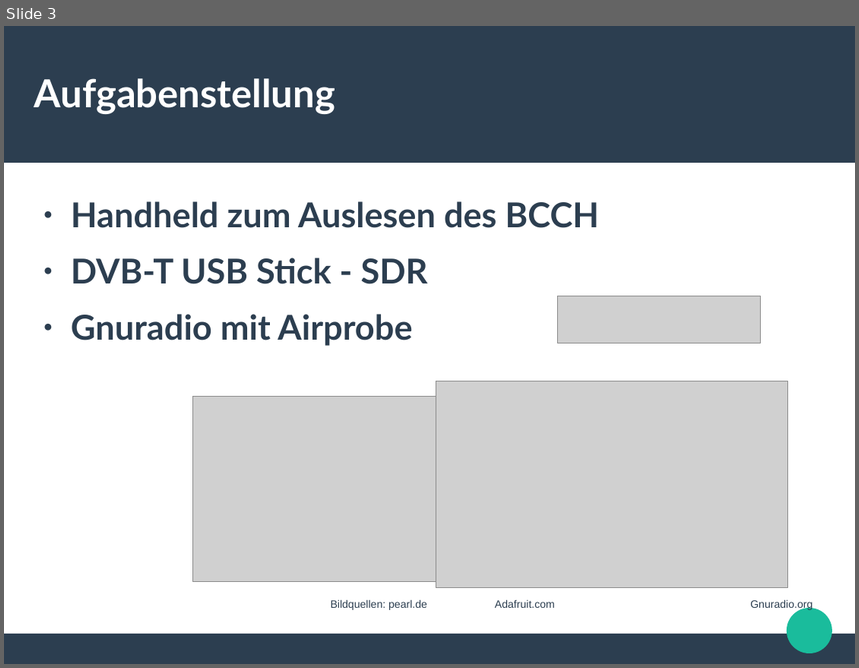
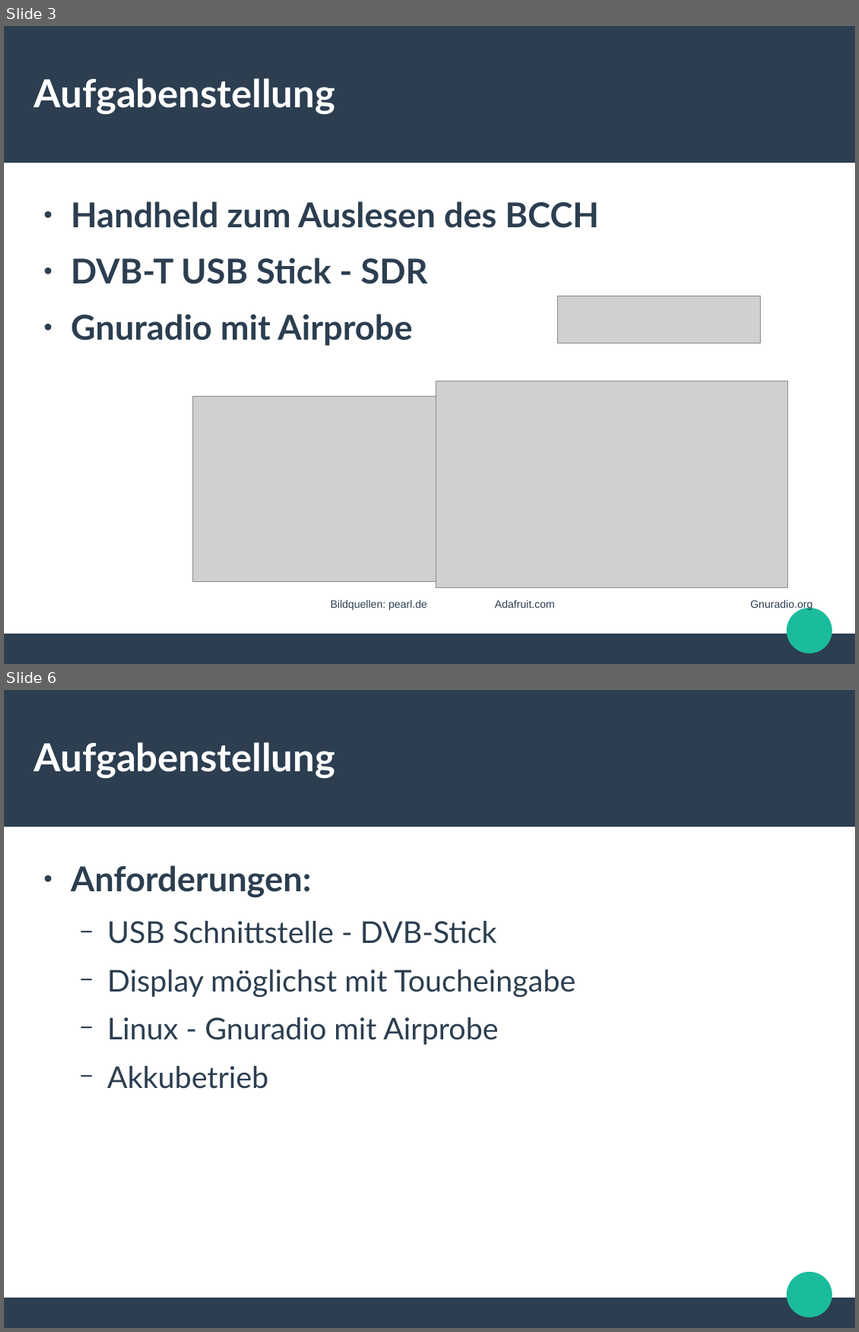
Before and after one commit to ookk2011/GrGsm-Gui, a slide deck: Präsentation_Projektarbeit.odp. Shown one above the other, each under a label of ours: slide 3 before the commit, slides 3 and 6 after it; the slides between them are not shown. The pictures are 859x668 and 859x1332 pixels, drawn with LibreOffice and Linux fonts; fonts in the diff are those of the drawing; grey boxes stand for pictures. Boxes give left, top, right and bottom in pixels: in the first picture for what was removed or moved away, otherwise in the second. Text is boxed around its words. In the diff, an @@ line names an element or a change of style, - is before the commit and + after.

```diff
--- a/Präsentation_Projektarbeit.odp
+++ b/Präsentation_Projektarbeit.odp
@@ slide 6 added at <box>4,690,855,1328</box>, background #FFFFFF; not listed: 3 template elements that a slide beside it also shows @@
@@ title added at <box>34,742,335,778</box>, 36 pt, text #FFFFFF, bold @@
+Aufgabenstellung
@@ text added at <box>71,866,576,1089</box>, 28 pt, text #2C3E50 @@
+● Anforderungen:
+  − USB Schnittstelle - DVB-Stick
+  − Display möglichst mit Toucheingabe
+  − Linux - Gnuradio mit Airprobe
+  − Akkubetrieb
```
Also in this commit, not shown: 1 slide changed, 1 other slide added.
